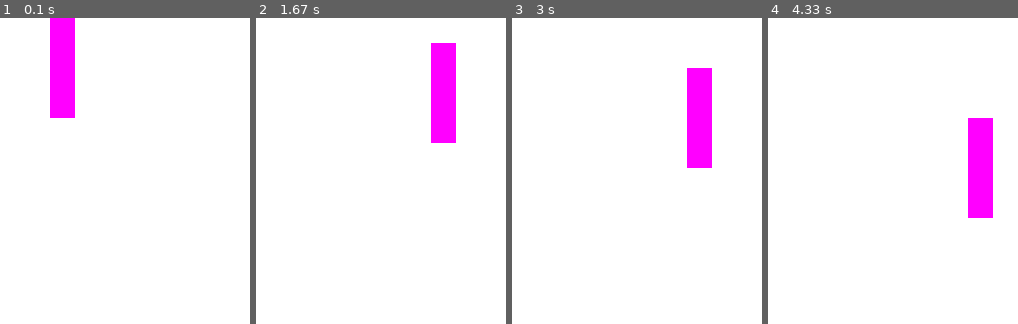
Above: before the commit, frames 1-4 (left to right).
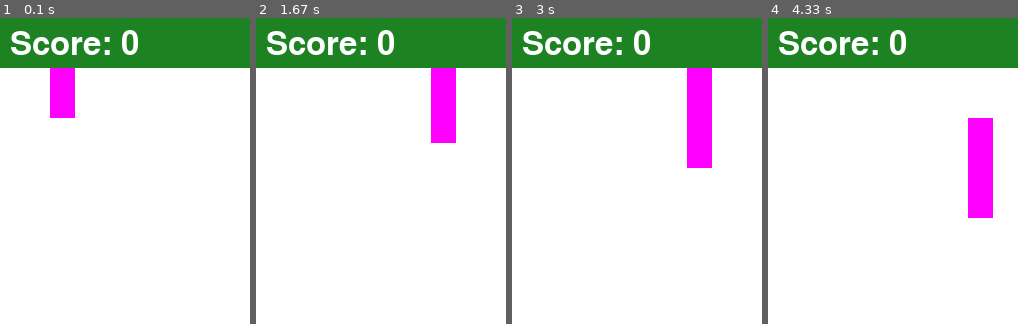
Above: after the commit, the same moments.

Repository: adamhs1997/pygame-tetris
Game: pygame game, started from tetris.py
The game is run twice, just before and just after one commit, with the same random seed, the same clock (stepped at 60 frames per second) and the same inputs.
Inputs:
- Up to frame 1 (0.1 s): no input
- Up to frame 2 (1.67 s): tap Space at 0.33, 0.73, 1.03, 1.23, 1.53 s; hold Right 0.67-1.13 s; hold Right 1.17-1.63 s
- Up to frame 3 (3 s): hold Left 1.67-2.2 s; tap Space at 1.73, 2.03, 2.3, 2.63, 2.93 s; hold Down 2.23-2.53 s; hold Left 2.57-2.97 s
- Up to frame 4 (4.33 s): hold Right 3-3.63 s; tap Space at 3.07, 3.37, 3.73, 4.13 s; hold Down 3.67-4.03 s; hold Left from 4.07 s (still down)

The runs differ from the first frame. In frame 1, 15% of the frame differs, in the area x 0-100%, y 0-17%; in frame 2, 15%; in frame 3, 15%; in frame 4, 15%.

Commit message:
Add scoreboard

Diff:
--- a/grid.py
+++ b/grid.py
@@ -10,12 +10,15 @@
 class Grid:
     cells = []  # 10 columns x 22 rows (top 2 rows hidden)
     current_shape = None  # Tuple of indices for cell to move on updates, None if cell at bottom
+    score = 0
 
     def __init__(self):
         for i in range(10):
             self.cells.append([])
             for _ in range(22):
                 self.cells[i].append(None)
+
+        self.score_font = pygame.font.SysFont(None, 48)
 
 
     def generate_shape(self):
@@ -162,6 +165,7 @@
 
 
     def draw(self, window):
+        # Draw cells
         CELL_SIZE = 25
         for i, row in enumerate(self.cells):
             for j, cell in enumerate(row):
@@ -170,6 +174,14 @@
                 rect = pygame.Rect(i * CELL_SIZE, j * CELL_SIZE, CELL_SIZE, CELL_SIZE)
                 pygame.draw.rect(window, cell.color, rect)
 
+        # Draw header
+        header = pygame.Rect(0, 0, 250, 50)
+        pygame.draw.rect(window, (0x1D, 0x82, 0x22), header)
+
+        # Draw score
+        score_text = self.score_font.render(f"Score: {self.score}", True, (255, 255, 255))
+        window.blit(score_text, (10, 10))
+
 
     def clear_completed_rows(self):
         # Shapes can only be cleared when the last shape is at the bottom
@@ -190,6 +202,9 @@
                         cell = self.cells[col_num][upper_row_num]
                         self.cells[col_num][upper_row_num] = None
                         self.cells[col_num][upper_row_num + 1] = cell
+
+                # Update score
+                self.score += 100
 
 
     def rotate_shape(self):
